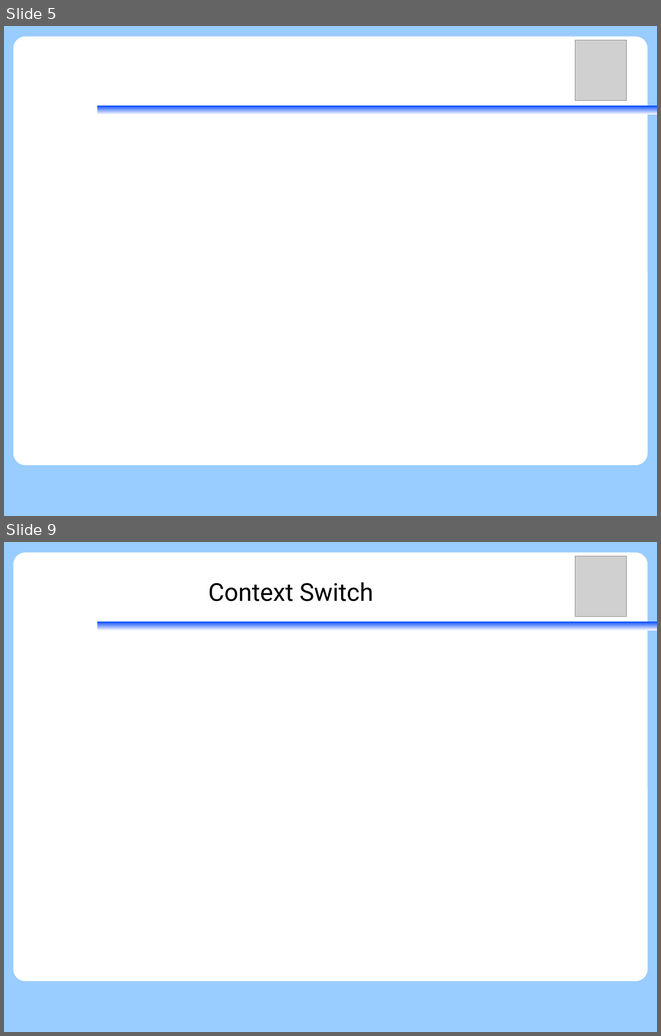
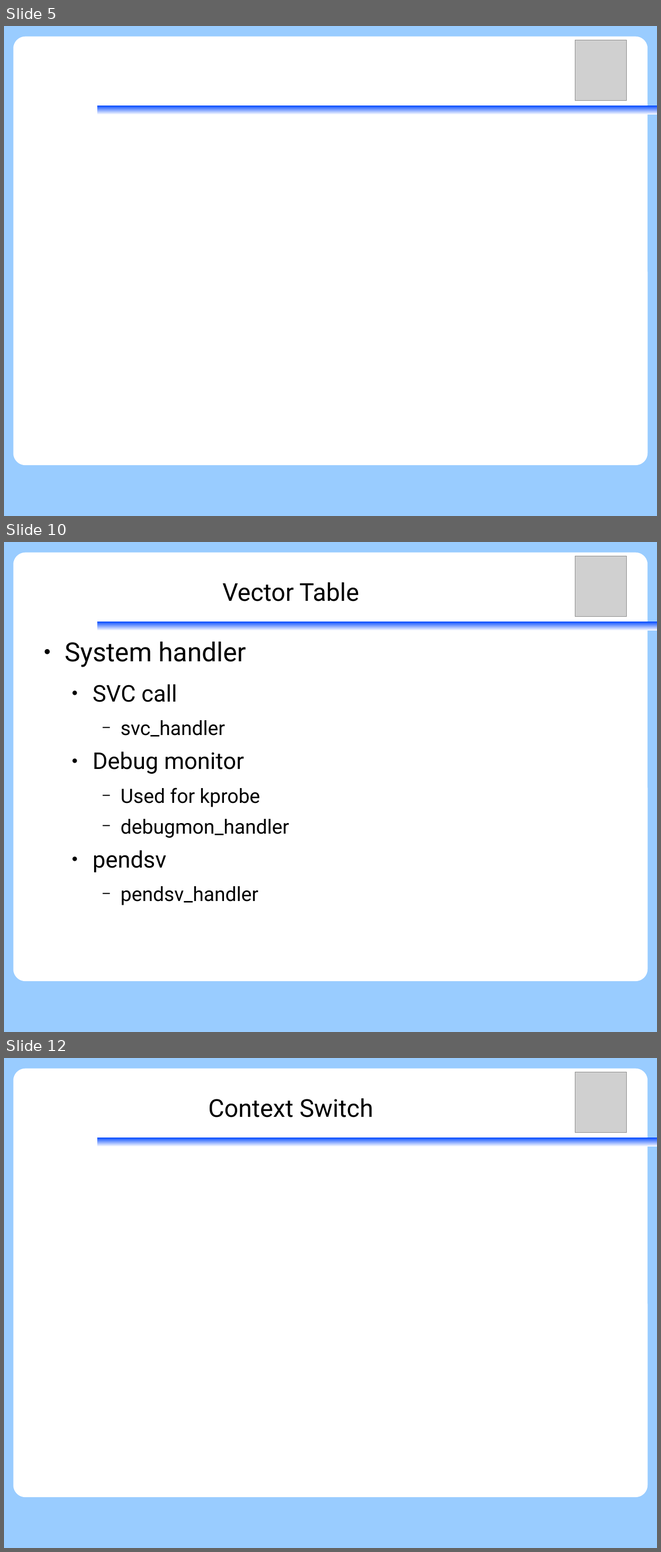
Before and after one commit to vh21/documents, a slide deck: ukernel/f9-microkernel-mcu-integration.odp. Shown one above the other, each under a label of ours: slides 5 and 9 before the commit, slides 5, 10 and 12 after it; the slides between them are not shown. The pictures are 661x1036 and 661x1552 pixels, drawn with LibreOffice and Linux fonts; fonts in the diff are those of the drawing; grey boxes stand for pictures. Boxes give left, top, right and bottom in pixels: in the first picture for what was removed or moved away, otherwise in the second. Text is boxed around its words. In the diff, an @@ line names an element or a change of style, - is before the commit and + after.

Commit message:
ukernel: f9kernel: add interrupt vectors to mcu integration

```diff
--- a/ukernel/f9-microkernel-mcu-integration.odp
+++ b/ukernel/f9-microkernel-mcu-integration.odp
@@ slide 10 added at bbox=[4, 542, 657, 1032], background #99CCFF; not listed: 3 template elements that a slide beside it also shows @@
@@ picture added at bbox=[576, 556, 627, 617] @@
@@ title added at bbox=[222, 582, 359, 601], 30 pt, text #000000 @@
+Vector Table
@@ text added at bbox=[64, 641, 289, 905], 24 pt, text #000000 @@
+● System handler
+  ● SVC call
+    − svc_handler
+  ● Debug monitor
+    − Used for kprobe
+    − debugmon_handler
+  ● pendsv
+    − pendsv_handler
@@ what was slide 9 is now slide 12 @@
```
Also in this commit, not shown: 5 other slides added, 3 slides removed.
